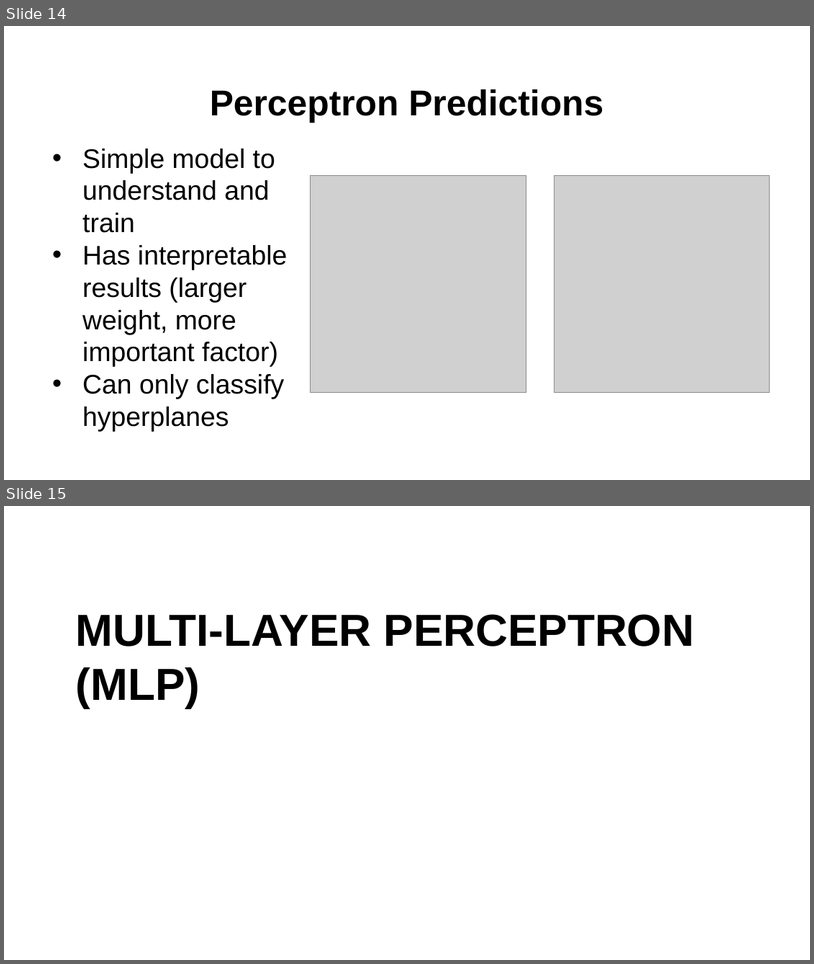
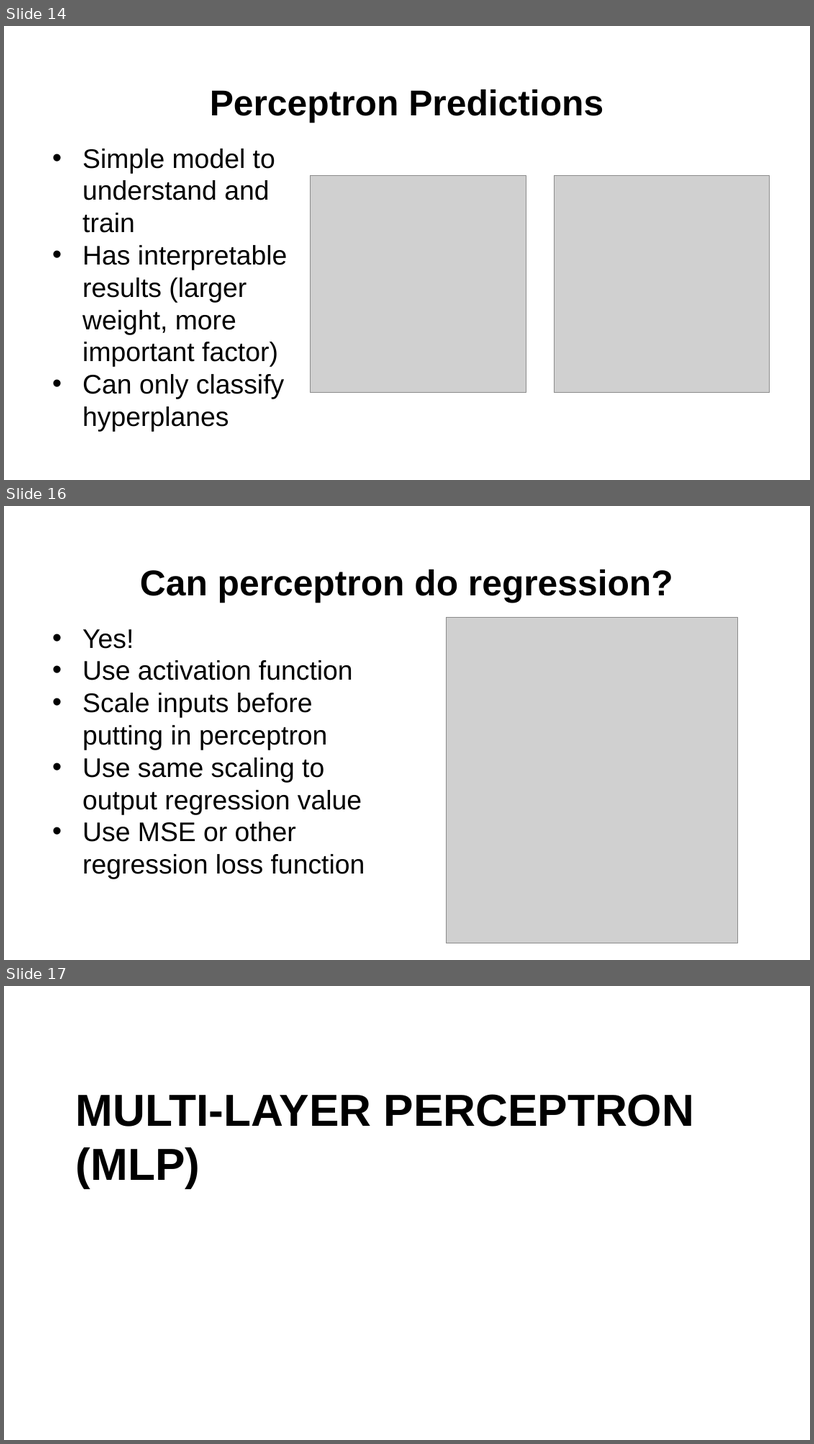
Before and after one commit to fbsmith/sciantix-official, a slide deck: presentations/2026-02-20.pptx. Shown one above the other, each under a label of ours: slides 14 and 15 before the commit, slides 14, 16 and 17 after it; the slides between them are not shown. The pictures are 814x964 and 814x1444 pixels, drawn with LibreOffice and Linux fonts; fonts in the diff are those of the drawing; grey boxes stand for pictures; background and template pictures are left out. Boxes give left, top, right and bottom in pixels: in the first picture for what was removed or moved away, otherwise in the second. Text is boxed around its words. In the diff, an @@ line names an element or a change of style, - is before the commit and + after.

```diff
--- a/presentations/2026-02-20.pptx
+++ b/presentations/2026-02-20.pptx
@@ slide 16 added at [4,506,810,960], background #FFFFFF @@
@@ title added at [140,569,674,603], 32 pt, text #000000, bold @@
+Can perceptron do regression?
@@ text added at [82,629,365,879], 24 pt, text #000000 @@
+• Yes!
+• Use activation function
+• Scale inputs before putting in perceptron
+• Use same scaling to output regression value
+• Use MSE or other regression loss function
@@ picture added at [447,618,738,943] @@
@@ what was slide 15 is now slide 17 @@
```
Also in this commit, not shown: 1 other slide added, 2 other files.
